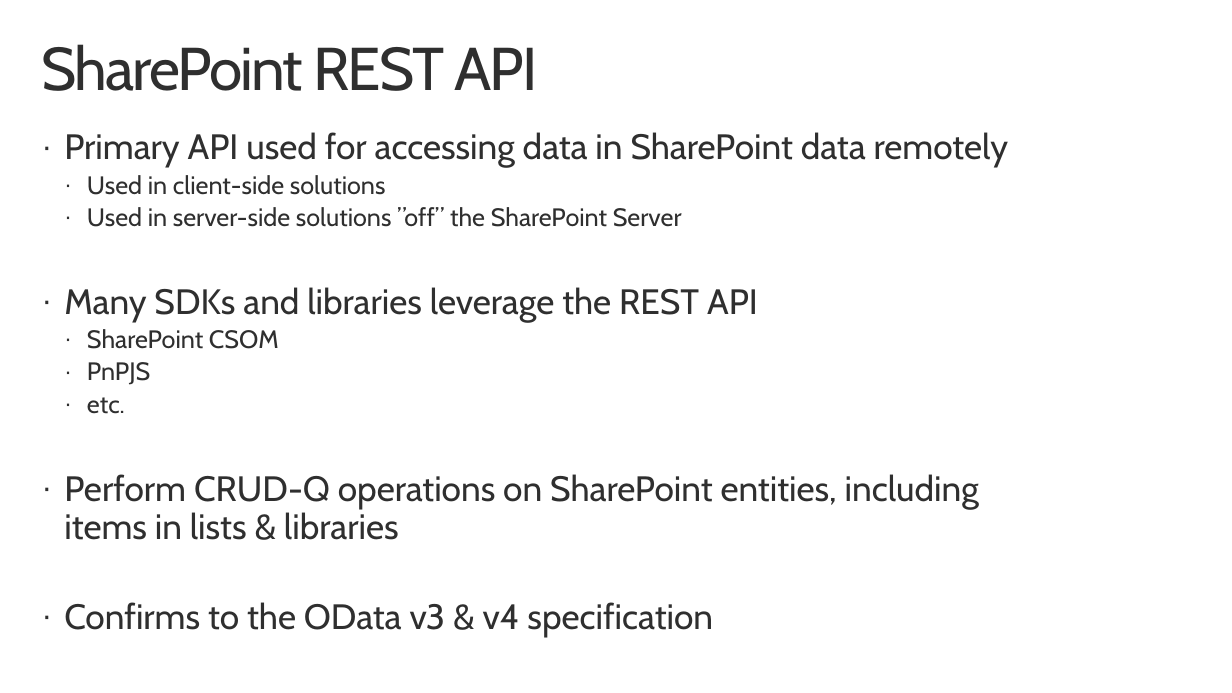
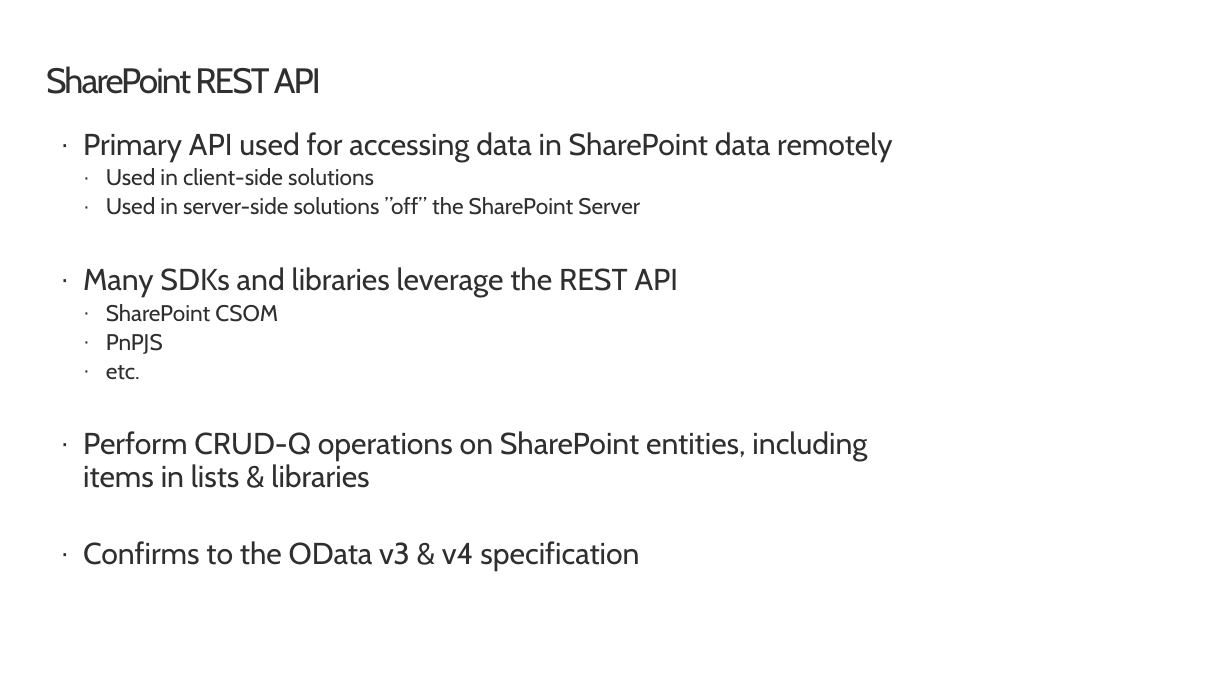
Before and after one commit to SharePoint/sp-dev-training-spfx-spcontent, a slide deck: slide 3 of 01 spfx + sp rest api.pptx. Drawn at 1232x693 pixels with LibreOffice and Linux fonts; fonts in the diff are those of the drawing; background and template pictures are left out. Boxes give left, top, right and bottom in pixels: in the first picture for what was removed or moved away, otherwise in the second. Text is boxed around its words. In the diff, an @@ line names an element or a change of style, - is before the commit and + after.

```diff
--- a/01 spfx + sp rest api.pptx
+++ b/01 spfx + sp rest api.pptx
@@ title "SharePoint REST API": place and size @@
-title "SharePoint REST API" at [42, 44, 538, 91]
+title "SharePoint REST API" at [46, 66, 321, 94]
@@ title "SharePoint REST API" at [46, 66, 321, 94]: size 48 to 28 pt @@
@@ text "Primary API used for accessing ...": place and size @@
-text "Primary API used for accessing ..." at [64, 132, 1008, 638]
+text "Primary API used for accessing ..." at [83, 132, 892, 572]
@@ text "Primary API used for accessing ..." at [83, 132, 892, 572]: size 28 to 24 pt in "Primary API used for accessing data in ...", "Many SDKs and libraries leverage the REST ...", "Perform CRUD-Q operations on SharePoint entities, including ...", "Confirms to the OData v3 & v4 ..."; size 20 to 18 pt in "Used in client-side solutions", "Used in server-side solutions ”off” the SharePoint ...", "SharePoint CSOM", "PnPJS" and 1 more places @@
```
Also in this commit, not shown: 4 other slides changed, 2 other files.
